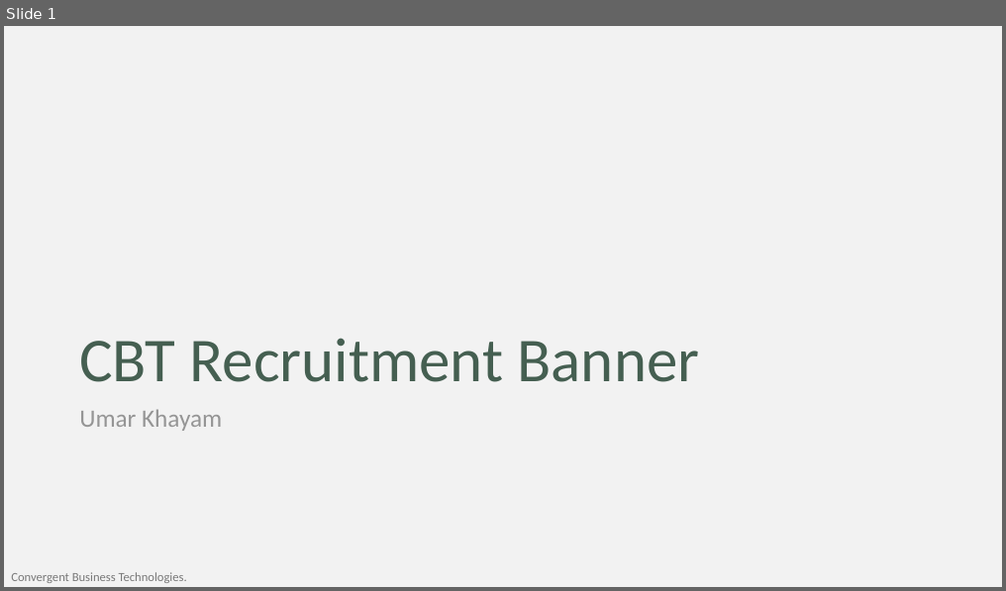
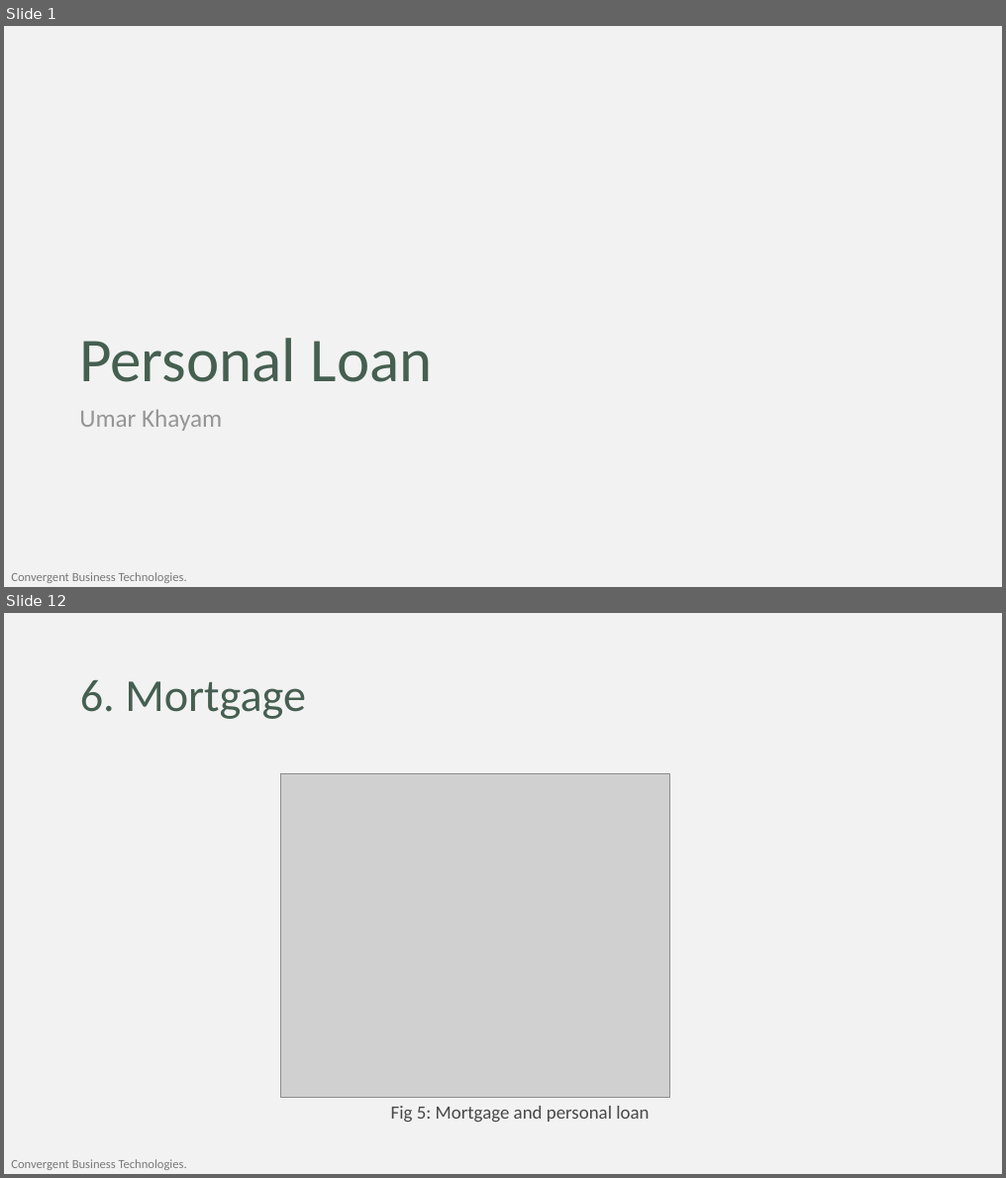
Before and after one commit to umar-khayam/Data-Science, a slide deck: Learning/Statistics/ISL/Presentation_v1.2.pptx. Shown one above the other, each under a label of ours: slide 1 before the commit, slides 1 and 12 after it; the slides between them are not shown. The pictures are 1006x591 and 1006x1178 pixels, drawn with LibreOffice and Linux fonts; fonts in the diff are those of the drawing; grey boxes stand for pictures; background and template pictures are left out. Boxes give left, top, right and bottom in pixels: in the first picture for what was removed or moved away, otherwise in the second. Text is boxed around its words. In the diff, an @@ line names an element or a change of style, - is before the commit and + after.

Commit message:
Bank Personal Loan

```diff
--- a/Learning/Statistics/ISL/Presentation_v1.2.pptx
+++ b/Learning/Statistics/ISL/Presentation_v1.2.pptx
@@ slide 12 added at (4, 613, 1002, 1174), background #F2F2F2; not listed: 1 template element that a slide beside it also shows @@
@@ title added at (80, 680, 306, 719), 44 pt, text #455F51 @@
+6. Mortgage
@@ picture added at (281, 774, 669, 1097) @@
@@ text added at (391, 1106, 648, 1122), 18 pt, text #484848 @@
+Fig 5: Mortgage and personal loan
@@ slide 1 changed as well @@
@@ title at (79, 338, 433, 382): text changed @@
-CBT Recruitment Banner
+Personal Loan
```
Also in this commit, not shown: 16 other slides added, 10 slides removed, 7 other files.
